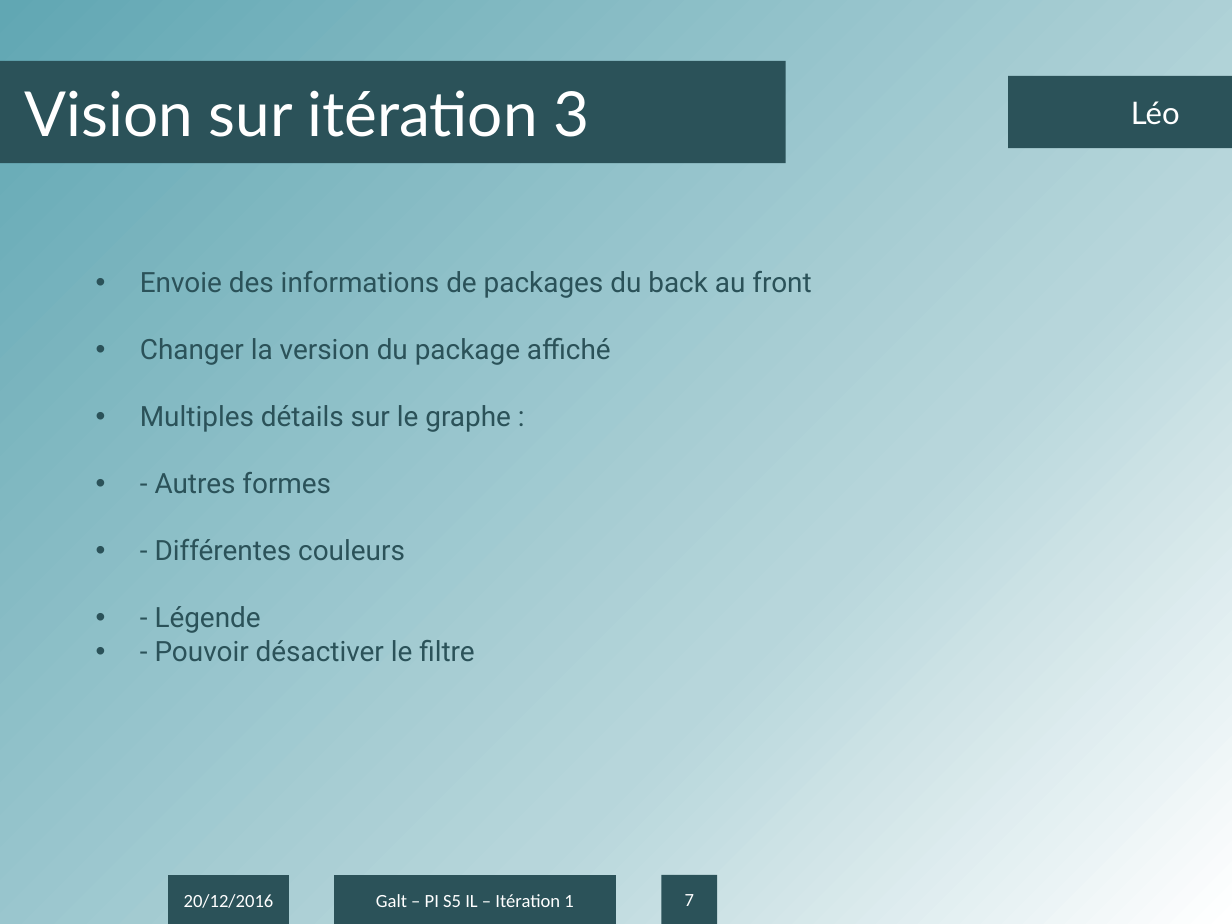
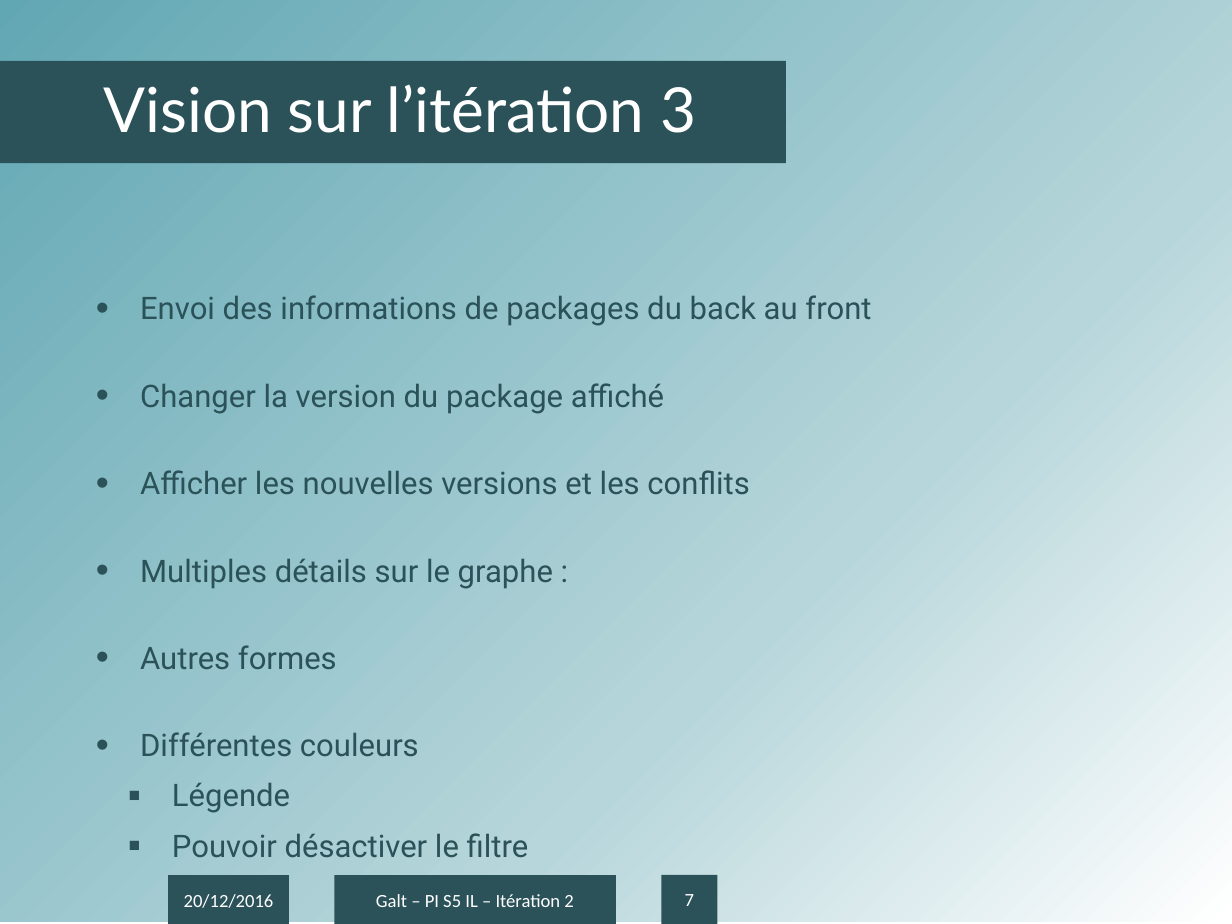
Before and after one commit to antonin-charrier/Project-Galt, a slide deck: slide 7 of Itérations/Présentation IT2.pptx. Drawn at 1232x924 pixels with LibreOffice and Linux fonts; fonts in the diff are those of the drawing; background and template pictures are left out. Boxes give left, top, right and bottom in pixels: in the first picture for what was removed or moved away, otherwise in the second. Text is boxed around its words. In the diff, an @@ line names an element or a change of style, - is before the commit and + after.

Commit message:
Updated ppt

```diff
--- a/Itérations/Présentation IT2.pptx
+++ b/Itérations/Présentation IT2.pptx
@@ title "Vision sur l’itération 3" at (x1=0, y1=61, x2=786, y2=163): rectangle to title @@
@@ title at (x1=104, y1=85, x2=696, y2=133): text changed @@
-Vision sur itération 3
+Vision sur l’itération 3
@@ rectangle removed at (x1=1008, y1=76, x2=1232, y2=149) @@
-Léo
@@ text "Envoi des informations de packages ..." moved from (x1=140, y1=271, x2=811, y2=661) to (x1=140, y1=295, x2=871, y2=857) @@
@@ text at (x1=140, y1=295, x2=871, y2=326): text changed; size 18 to 20 pt @@
-• Envoie des informations de packages du back au front
+• Envoi des informations de packages du back au front
@@ text at (x1=140, y1=383, x2=664, y2=414): size 18 to 20 pt in "Changer la version du package affiché"; more space between paragraphs @@
@@ text at (x1=140, y1=470, x2=749, y2=857): text changed; size 18 to 20 pt @@
-• Multiples détails sur le graphe :
-  - Autres formes
-  - Différentes couleurs
-  - Légende
-  - Pouvoir désactiver le filtre
+• Afficher les nouvelles versions et les conflits
+• Multiples détails sur le graphe :
+▪ Autres formes
+  Différentes couleurs
+  Légende
+▪ Pouvoir désactiver le filtre
@@ text in rectangle at (x1=376, y1=894, x2=573, y2=907): text changed @@
-Galt – PI S5 IL – Itération 1
+Galt – PI S5 IL – Itération 2
```
Also in this commit, not shown: 7 other slides changed.
